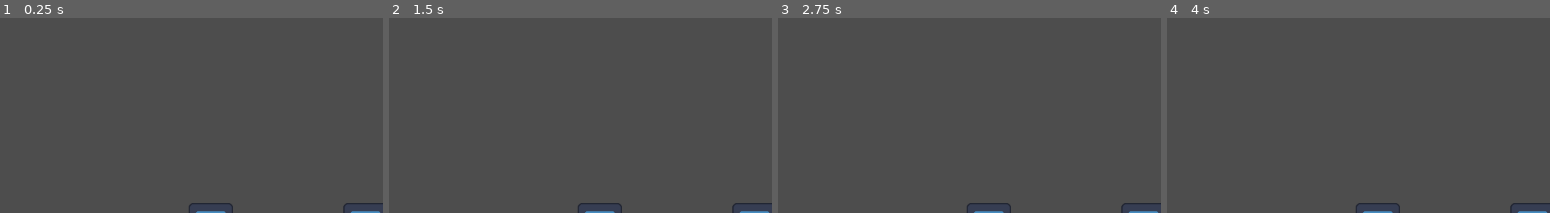
Above: before the commit, frames 1-4 (left to right).
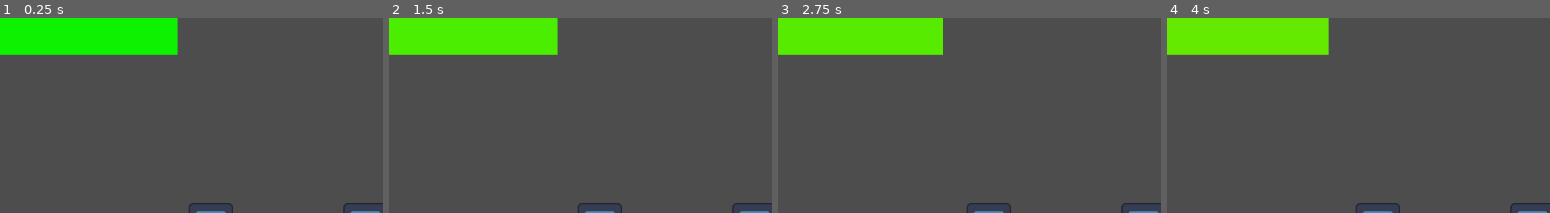
Above: after the commit, the same moments.

Repository: WholeYear12GameDesign/GrandmaGame
Game: Godot game, scene res://Scenes/main.tscn
Two runs of this game, one before a commit and one after it. Both use one fixed random seed, a clock stepped at 60 frames per second and the inputs below. The engine's default icon, where the game draws it, is replaced by a stand-in: a white triangle on a blue panel in a dark square.
Inputs:
- Up to frame 1 (0.25 s): no input
- Up to frame 2 (1.5 s): tap Enter at 0.5 s; hold Space (jetpack) 0.53-1.28 s; hold D (right) from 0.53 s (still down); tap W (jump) at 0.77 s; tap Space (jetpack) at 1.35 s
- Up to frame 3 (2.75 s): tap W (jump) at 1.52 s; tap Space (jetpack) at 2 s; release D (right) at 2.03 s; hold A (left) from 2.03 s (still down); hold Space (jetpack) from 2.03 s (still down)
- Up to frame 4 (4 s): tap Enter at 2.75 s; release A (left) at 2.78 s; release Space (jetpack) at 2.78 s; hold D (right) from 2.78 s (still down); tap Space (jetpack) at 2.85, 3.5 s; tap W (jump) at 3.02, 3.77 s; hold Space (jetpack) from 3.53 s (still down)
The pictures show only the part of the screen within x 0-50%, y 0-50%; the shares and areas given below are measured in that part.

The runs differ from the first frame. In frame 1, 8.8% of the frame differs, in the area x 0-47%, y 0-19%; in frame 2, 8.4%; in frame 3, 8.2%; in frame 4, 8.0%.

Commit message:
Added O2 bar because there was none

Diff:
--- /dev/null
+++ b/GrandmaBasement/Player/o2 bar/o2 bar.gd
@@ -0,0 +1,7 @@
+extends TextureProgressBar
+
+const grad : Gradient = preload("res://Player/o2 bar/o2 gradient colour.tres").gradient
+
+func _process(_delta: float) -> void:
+	self_modulate = grad.sample(player_data.oxygen / 100)
+	value = player_data.oxygen
--- /dev/null
+++ b/GrandmaBasement/Player/o2 bar/o2 gradient colour.tres
@@ -0,0 +1,11 @@
+[gd_resource type="GradientTexture1D" load_steps=2 format=3 uid="uid://co6vnbk2pi2wf"]
+
+[sub_resource type="Gradient" id="Gradient_ooxvm"]
+interpolation_mode = 2
+interpolation_color_space = 2
+offsets = PackedFloat32Array(0.150485, 0.514563, 1)
+colors = PackedColorArray(0.95, 0, 0, 1, 0.95, 0.601667, 0, 1, 0.0158333, 0.95, 0, 1)
+
+[resource]
+gradient = SubResource("Gradient_ooxvm")
+width = 100
--- a/GrandmaBasement/Player/player.tscn
+++ b/GrandmaBasement/Player/player.tscn
@@ -8,9 +8,16 @@
 [ext_resource type="PackedScene" uid="uid://e5ygk6cqu02" path="res://Player/states/jetpack.tscn" id="6_gdjrt"]
 [ext_resource type="PackedScene" uid="uid://b2yicdenxhdc" path="res://Player/states/jump.tscn" id="7_o2y1s"]
 [ext_resource type="PackedScene" uid="uid://b3yjc6q22udw3" path="res://Player/states/walk.tscn" id="8_cufm2"]
+[ext_resource type="Script" path="res://Player/o2 bar/o2 bar.gd" id="9_tsq00"]
 
 [sub_resource type="RectangleShape2D" id="RectangleShape2D_c6afm"]
 size = Vector2(128, 128)
+
+[sub_resource type="Gradient" id="Gradient_vc0u5"]
+colors = PackedColorArray(1, 1, 1, 1, 1, 1, 1, 1)
+
+[sub_resource type="GradientTexture1D" id="GradientTexture1D_ghyrw"]
+gradient = SubResource("Gradient_vc0u5")
 
 [node name="Player" type="CharacterBody2D"]
 script = ExtResource("1_u67x1")
@@ -40,3 +47,20 @@
 [node name="jump" parent="states" instance=ExtResource("7_o2y1s")]
 
 [node name="walk" parent="states" instance=ExtResource("8_cufm2")]
+
+[node name="CanvasLayer" type="CanvasLayer" parent="."]
+
+[node name="Control" type="Control" parent="CanvasLayer"]
+layout_mode = 3
+anchors_preset = 0
+offset_right = 40.0
+offset_bottom = 40.0
+
+[node name="TextureProgressBar" type="TextureProgressBar" parent="CanvasLayer/Control"]
+layout_mode = 0
+offset_right = 256.0
+offset_bottom = 53.0
+value = 100.0
+nine_patch_stretch = true
+texture_progress = SubResource("GradientTexture1D_ghyrw")
+script = ExtResource("9_tsq00")
Not shown: 1 places in GrandmaBasement/Player/player.tscn that only renumber resources
